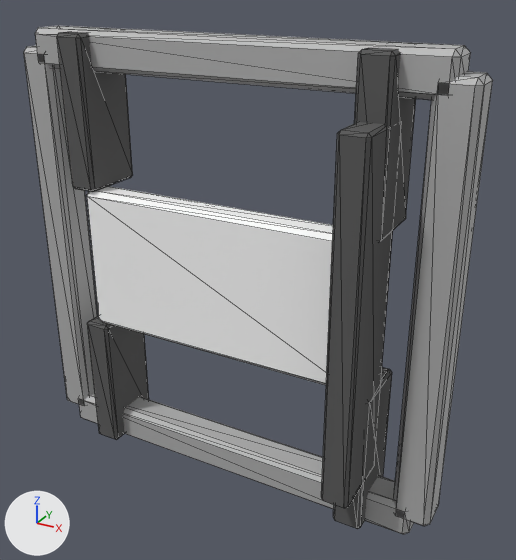
Renders of the glTF model assets/_staging/focused_nine/props/hull_breach_seal_point.glb from each side of a commit.
Rendered twice from a camera (50 mm lens) standing at (1.63, -2.67, 1.35) and looking at (0.15, 0.01, 0.01). Arrows for +X, +Y and +Z are at lower left; the lights stay in place. The picture after the commit comes second. Mesh edges are drawn as thin lines.

Names of what the first picture shows: 'FocusedNine_hull_breach_seal_point_clamp_arm_00', 'FocusedNine_hull_breach_seal_point_clamp_arm_01', 'FocusedNine_hull_breach_seal_point_clamp_arm_02', 'FocusedNine_hull_breach_seal_point_clamp_arm_03', 'FocusedNine_hull_breach_seal_point_clamp_frame_bottom', 'FocusedNine_hull_breach_seal_point_clamp_frame_left', 'FocusedNine_hull_breach_seal_point_clamp_frame_right', 'FocusedNine_hull_breach_seal_point_clamp_frame_top', 'FocusedNine_hull_breach_seal_point_conduit', 'FocusedNine_hull_breach_seal_point_orange_face'.
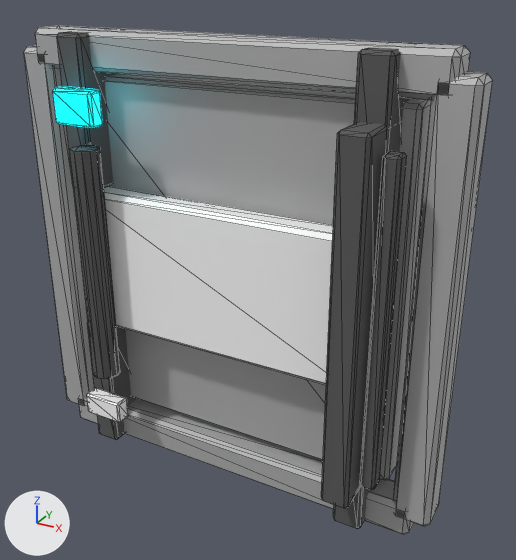
Changed parts and their boxes [x1, y1, x2, y2] in the pictures (516 x 560 px):
'FocusedNine_hull_breach_seal_point_mounting_plate', added
    after: [105, 74, 431, 480]
'FocusedNine_hull_breach_seal_point_cable_run', added
    after: [360, 151, 407, 490]
'FocusedNine_hull_breach_seal_point_hose_vertical', added
    after: [70, 145, 120, 379]
'FocusedNine_hull_breach_seal_point_status_indicator', added (cyan)
    after: [53, 86, 103, 128]
'FocusedNine_hull_breach_seal_point_status_warning', added
    after: [87, 388, 128, 423]
'FocusedNine_hull_breach_seal_point_clamp_arm_00', unchanged, covered by the edit
    before: [88, 315, 149, 440]
    after: [88, 326, 137, 440]
'FocusedNine_hull_breach_seal_point_clamp_arm_01', unchanged, covered by the edit
    before: [333, 367, 392, 529]
    after: [333, 486, 370, 529]

The change in detail:
Material 'MAT_ReactorGlow' (mat_mat_reactorglow) is new.
Its base color is (0.0, 0.8, 1.0) (cyan #00e7ff).
Its roughness is 0.35.
Its emission color is (0.0, 0.8, 1.0) (cyan #00e7ff).
Its emission strength is 2.0.
Mesh me_cube_015 is new.
It has 24 vertices, 44 faces and spans x -0.11..0.11, y -0.04..0.04, z -0.06..0.06.
It uses material mat_mat_warningstripe (white #ffffff).
Mesh me_cube_014 is new.
It has 24 vertices, 44 faces and spans x -0.11..0.11, y -0.04..0.04, z -0.08..0.08.
It uses material mat_mat_reactorglow (cyan #00e7ff, glowing cyan #00e7ff).
Mesh me_cube_012 is new.
It has 24 vertices, 44 faces and spans x -0.86..0.86, y -0.09..0.09, z -0.88..0.88.
It uses material mat_mat_paintedalloygray (grey #bcbcbc).
Mesh me_cylinder_002 is new.
It is a 12-sided cylinder along z spanning x -0.07..0.07, y -0.07..0.07, z -0.59..0.59.
It uses material mat_mat_conduit (dark grey #595959).
Mesh me_cube_013 is new.
It has 24 vertices, 44 faces and spans x -0.035..0.035, y -0.04..0.04, z -0.74..0.74.
It uses material mat_mat_conduit (dark grey #595959).
Object 'FocusedNine_hull_breach_seal_point_status_warning' (ob_focusednine_hull_breach_seal_point_status_warning) is new; it shows me_cube_015.
Its location is (-0.62, -0.24, -0.78).
Object 'FocusedNine_hull_breach_seal_point_status_indicator' (ob_focusednine_hull_breach_seal_point_status_indicator) is new; it shows me_cube_014.
Its location is (-0.62, -0.24, 0.78).
Object 'FocusedNine_hull_breach_seal_point_mounting_plate' (ob_focusednine_hull_breach_seal_point_mounting_plate) is new; it shows me_cube_012.
Its location is (0.0, 0.08, 0.0).
Object 'FocusedNine_hull_breach_seal_point_hose_vertical' (ob_focusednine_hull_breach_seal_point_hose_vertical) is new; it shows me_cylinder_002.
Its location is (-0.62, -0.22, 0.0).
Object 'FocusedNine_hull_breach_seal_point_cable_run' (ob_focusednine_hull_breach_seal_point_cable_run) is new; it shows me_cube_013.
Its location is (0.84, -0.22, 0.0).
